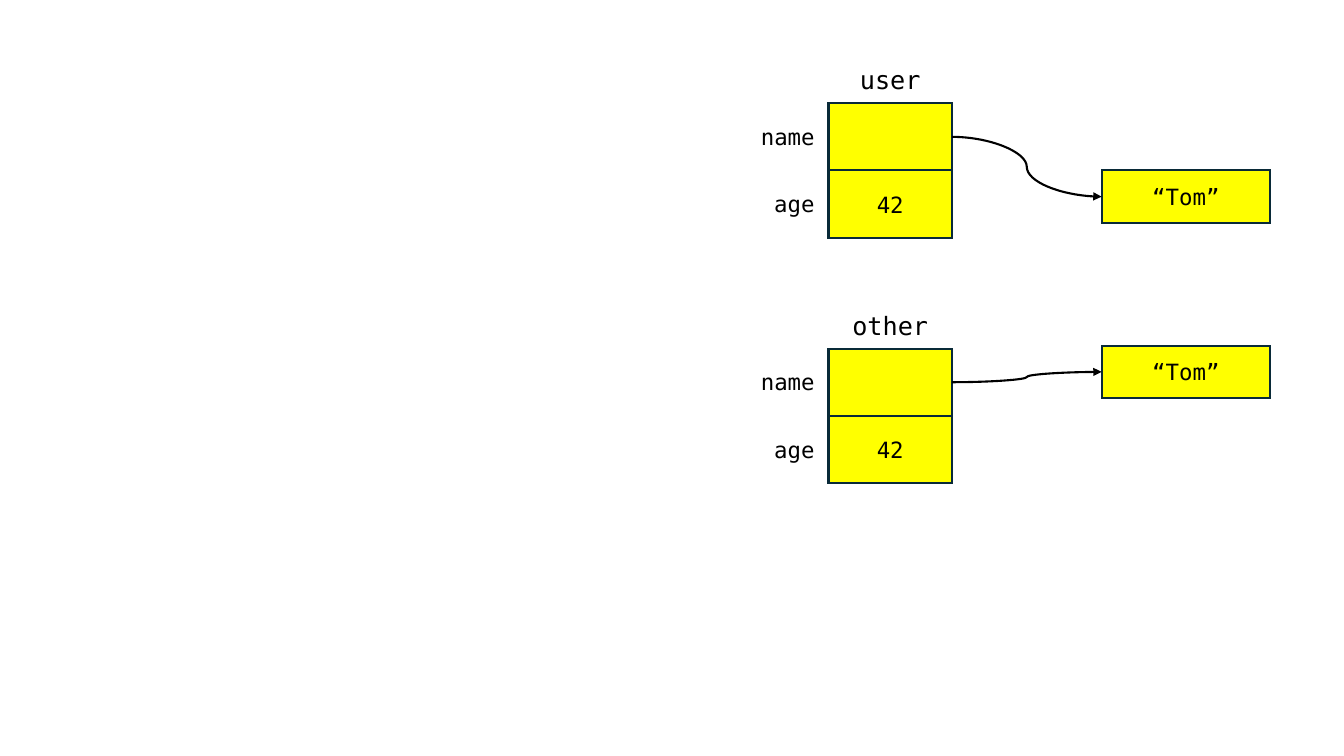
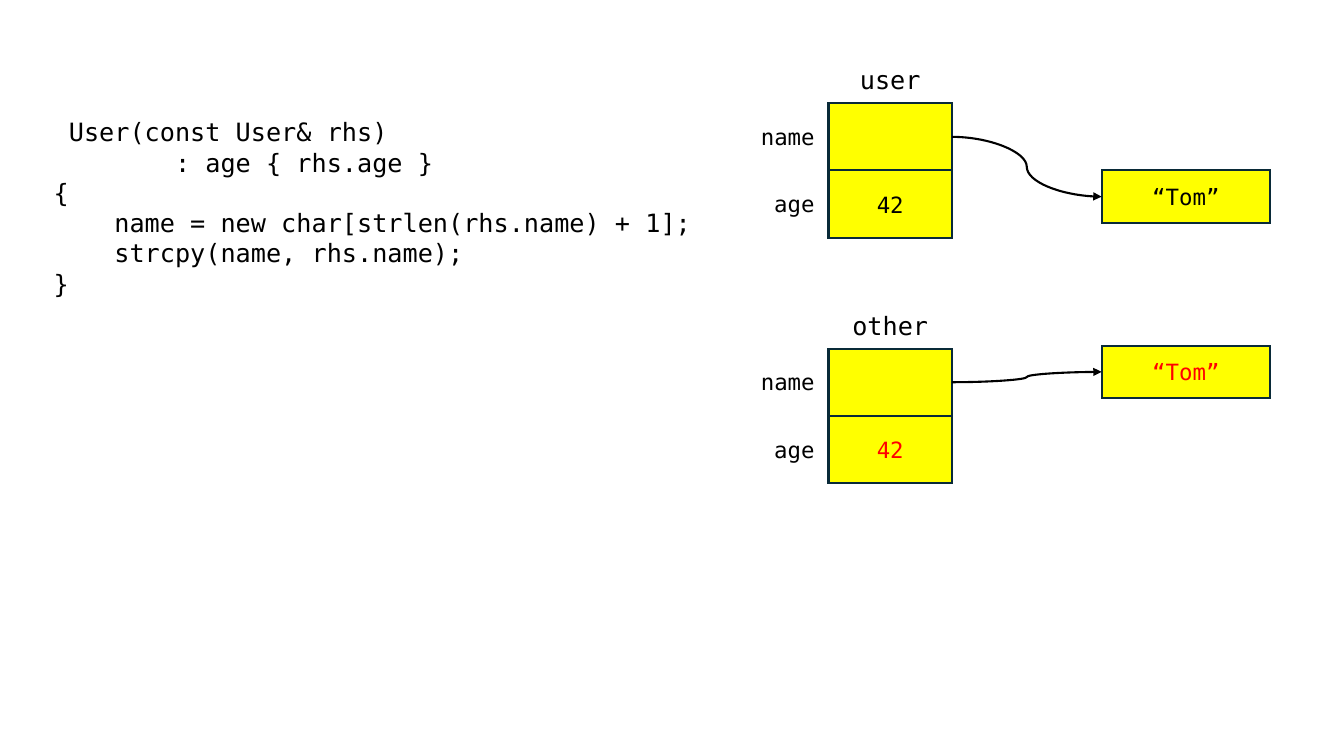
Before and after one commit to yoondev-classroom/cpp_240708, a slide deck: slide 31 of cpp_240708.pptx. Drawn at 1344x756 pixels with LibreOffice and Linux fonts; fonts in the diff are those of the drawing. Boxes give left, top, right and bottom in pixels: in the first picture for what was removed or moved away, otherwise in the second. Text is boxed around its words. In the diff, an @@ line names an element or a change of style, - is before the commit and + after.

```diff
--- a/cpp_240708.pptx
+++ b/cpp_240708.pptx
@@ text added at [69,122,691,268], 18 pt, text #000000 @@
+User(const User& rhs)
+: age { rhs.age }
+{
+name = new char[strlen(rhs.name) + 1];
+strcpy(name, rhs.name);
+}
@@ rectangle "“Tom”" at [1102,346,1270,398]: text colour #000000 to #FF0000 @@
@@ rectangle "42" at [829,416,953,484]: text colour #000000 to #FF0000 @@
```
Also in this commit, not shown: 6 slides added, 1 other file.
